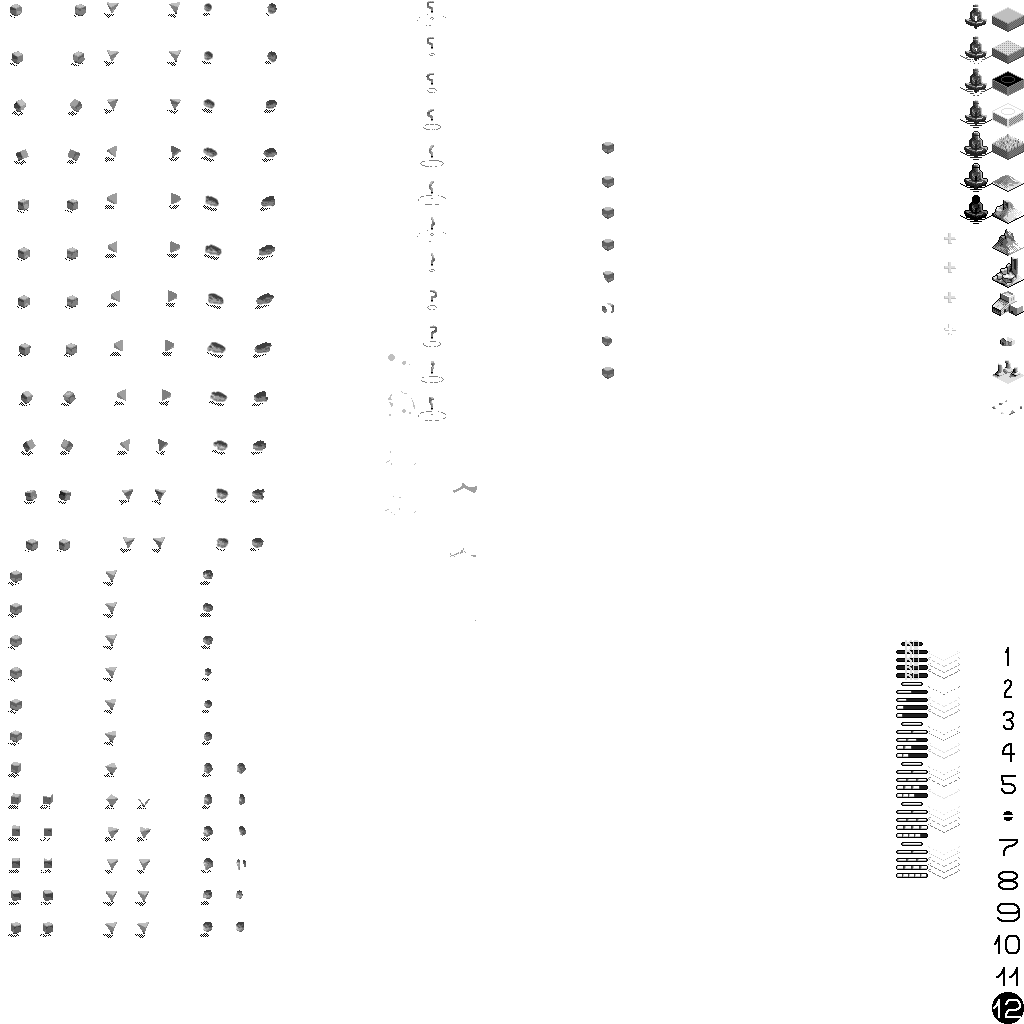
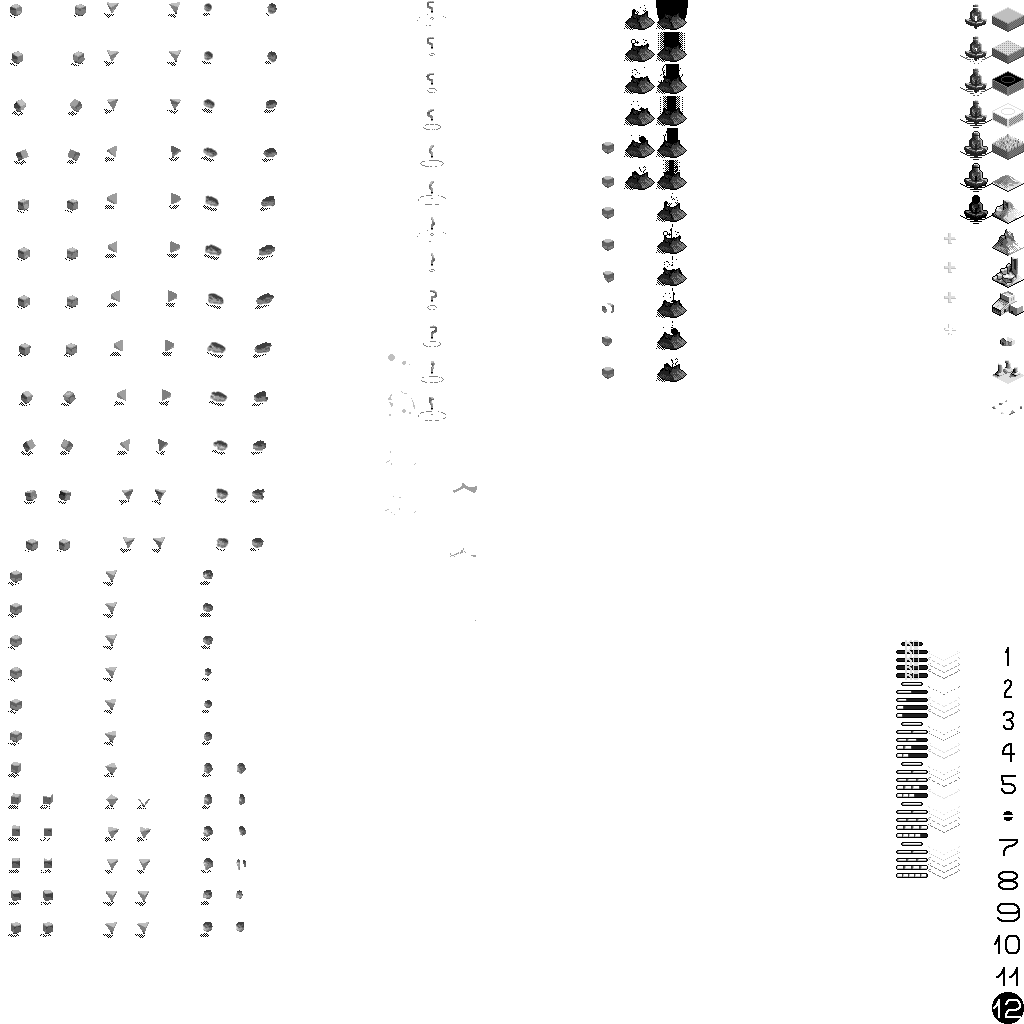
Layered file, before and after one edit (1024x1024). Changes by layer:
pixels changed over bbox(624, 0, 688, 382) (layer not identified)
